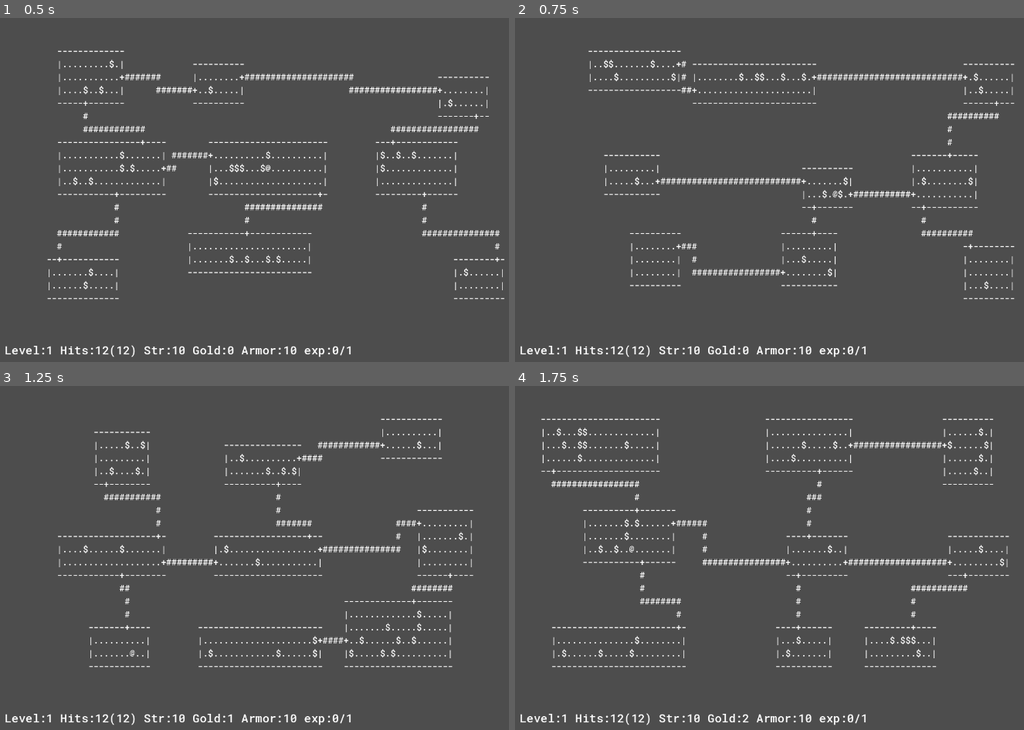
Above: before the commit, frames 1-4 (two rows, left to right).
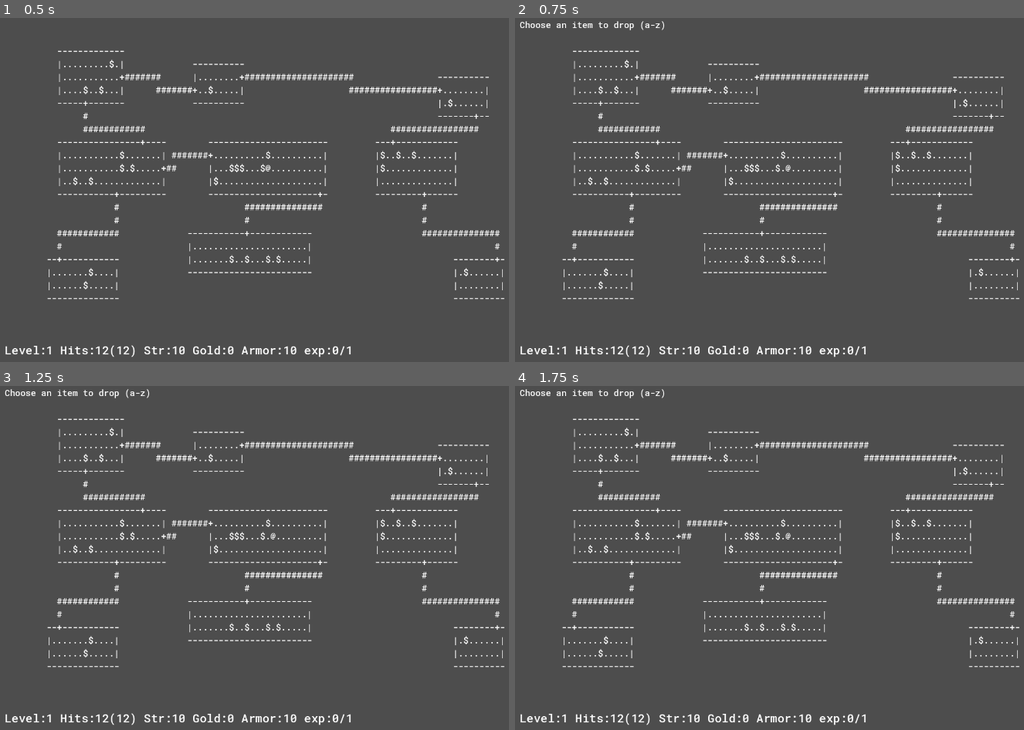
Above: after the commit, the same moments.

Repository: Kristjan-Kessel/GodotRogue
Game: Godot game, scene res://Scenes/main.tscn
Same seed, same stepped clock (60 frames per second), same inputs: the game is played once before the commit and once after it.
Inputs:
- Up to frame 1 (0.5 s): no input
- Up to frame 2 (0.75 s): tap Enter (ui_accept) at 0.5 s; hold Right (ui_right) from 0.53 s (still down); tap D (command_drop, bound only after the commit) at 0.6 s
- Up to frame 3 (1.25 s): keep holding Right (ui_right); tap Enter (ui_accept) at 0.77, 0.8, 1.07 s
- Up to frame 4 (1.75 s): release Right (ui_right) at 1.28 s; hold Down (ui_down) from 1.28 s (still down); tap Enter (ui_accept) at 1.35, 1.52 s; tap D (command_drop, bound only after the commit) at 1.55 s

Frame 1 is identical in both runs. In frame 2, 5.4% of the frame differs, in the area x 0-100%, y 0-82%; in frame 3, 5.9%, in the area x 0-100%, y 0-98%; in frame 4, 5.8%.

Commit message:
Add dropping and picking up items

Diff:
--- a/Globals/Constants.gd
+++ b/Globals/Constants.gd
@@ -1,7 +1,7 @@
 extends Node
 
 # Constant variables
-const INVENTORY_CHARS = "abcdeghijklmnopqrstuvxyz" # Some letters are used for commands so skip them. Check later to make sure no commands overlap with item assignment letters
+const INVENTORY_CHARS = "abcefghijklmnopqrstuvxyz" # Chars to select an item in the inventory. some chars overlap with commands so remove those.
 
 # ASCII characters
 const PLAYER = "@"
--- a/Scenes/main.tscn
+++ b/Scenes/main.tscn
@@ -41,6 +41,7 @@
 
 [connection signal="action_taken" from="Player" to="." method="on_action_taken"]
 [connection signal="command_find" from="Player" to="." method="_on_player_command_find"]
+[connection signal="drop_item" from="Player" to="." method="_on_player_drop_item"]
 [connection signal="log_message" from="Player" to="." method="_on_player_log_message"]
 [connection signal="open_inventory" from="Player" to="." method="_on_player_open_inventory"]
 [connection signal="player_move" from="Player" to="." method="_on_player_move"]
--- a/Scripts/item.gd
+++ b/Scripts/item.gd
@@ -11,4 +11,4 @@
 	ascii = _ascii
 
 func on_pickup(player: Node, tile: Tile):
-	print("picked up: ")
+	player.inventory.append(self)
--- a/Scripts/main.gd
+++ b/Scripts/main.gd
@@ -24,8 +24,7 @@
 	return map_data[position.y][position.x]
 
 func _process(delta: float) -> void:
-	if Input.is_action_just_pressed("ui_accept"):
-		new_level()
+	pass
 
 func new_level():
 	var ascii_map = LevelGenerator.generate_level()
@@ -132,3 +131,15 @@
 func _on_player_render_map() -> void:
 	render_map()
 	ui.update_stats(player)
+
+func _on_player_drop_item(item: Variant) -> void:
+	var tile = get_tile(player.position)
+	if tile.item != null:
+		log_message = "Tile already has item."
+		return
+
+	tile.item = item
+	log_message = "You dropped "+item.label
+	player.inventory.erase(item)
+
+	render_map()
--- a/Scripts/player.gd
+++ b/Scripts/player.gd
@@ -6,6 +6,7 @@
 signal command_find(direction)
 signal open_inventory()
 signal render_map()
+signal drop_item(item)
 
 var ascii = Constants.PLAYER
 
@@ -30,7 +31,7 @@
 var max_exp = 1
 
 # Commands
-enum CommandType {NONE, FIND, REST, MOVE, INVENTORY} # For commands that take an argument to execute (ex: direction)
+enum CommandType {NONE, FIND, REST, MOVE, INVENTORY, DROP} # For commands that take an argument to execute (ex: direction)
 var current_command = CommandType.NONE
 
 # Inventory
@@ -59,12 +60,22 @@
 			else:
 				current_command = CommandType.NONE
 
-	if current_command == CommandType.INVENTORY:
+	if current_command == CommandType.DROP:
+		for c in Constants.INVENTORY_CHARS:
+				if Input.is_key_pressed(OS.find_keycode_from_string(c)):
+					var index = Constants.INVENTORY_CHARS.find(c)
+					if index < inventory.size():
+						var item = inventory[index]
+						drop_item.emit(item)
+					else:
+						log_message.emit("Invalid item.")
+					current_command = CommandType.NONE
+					render_map.emit()
+	elif current_command == CommandType.INVENTORY:
 		if Input.is_action_just_pressed("continue"):
 			current_command = CommandType.NONE
 			render_map.emit()
-
-	if current_command == CommandType.MOVE:
+	elif current_command == CommandType.MOVE:
 		var new_direction = Vector2.ZERO
 
 		if Input.is_action_pressed("ui_up"):
@@ -124,6 +135,9 @@
 		elif Input.is_action_just_pressed("command_inventory"):
 			current_command = CommandType.INVENTORY
 			open_inventory.emit()
+		elif Input.is_action_just_pressed("command_drop"):
+			current_command = CommandType.DROP
+			log_message.emit("Choose an item to drop (a-z)")
 
 func clear_command():
 	post_command_delay_timer = 0.1
--- a/project.godot
+++ b/project.godot
@@ -52,3 +52,8 @@
 "events": [Object(InputEventKey,"resource_local_to_scene":false,"resource_name":"","device":-1,"window_id":0,"alt_press …(191 unchanged characters)…
 ]
 }
+command_drop={
+"deadzone": 0.2,
+"events": [Object(InputEventKey,"resource_local_to_scene":false,"resource_name":"","device":-1,"window_id":0,"alt_pressed":false,"shift_pressed":false,"ctrl_pressed":false,"meta_pressed":false,"pressed":false,"keycode":0,"physical_keycode":68,"key_label":0,"unicode":100,"location":0,"echo":false,"script":null)
+]
+}
